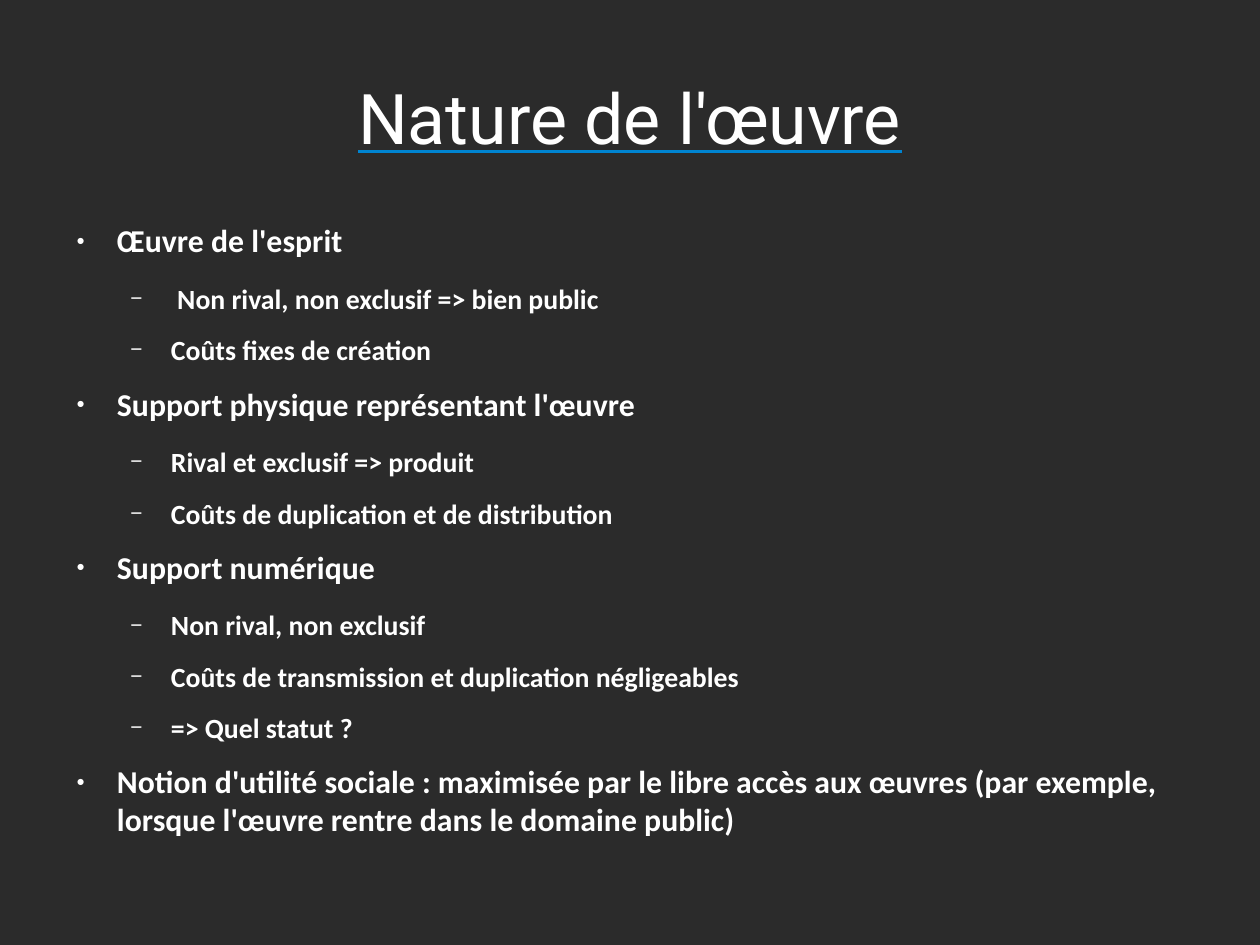
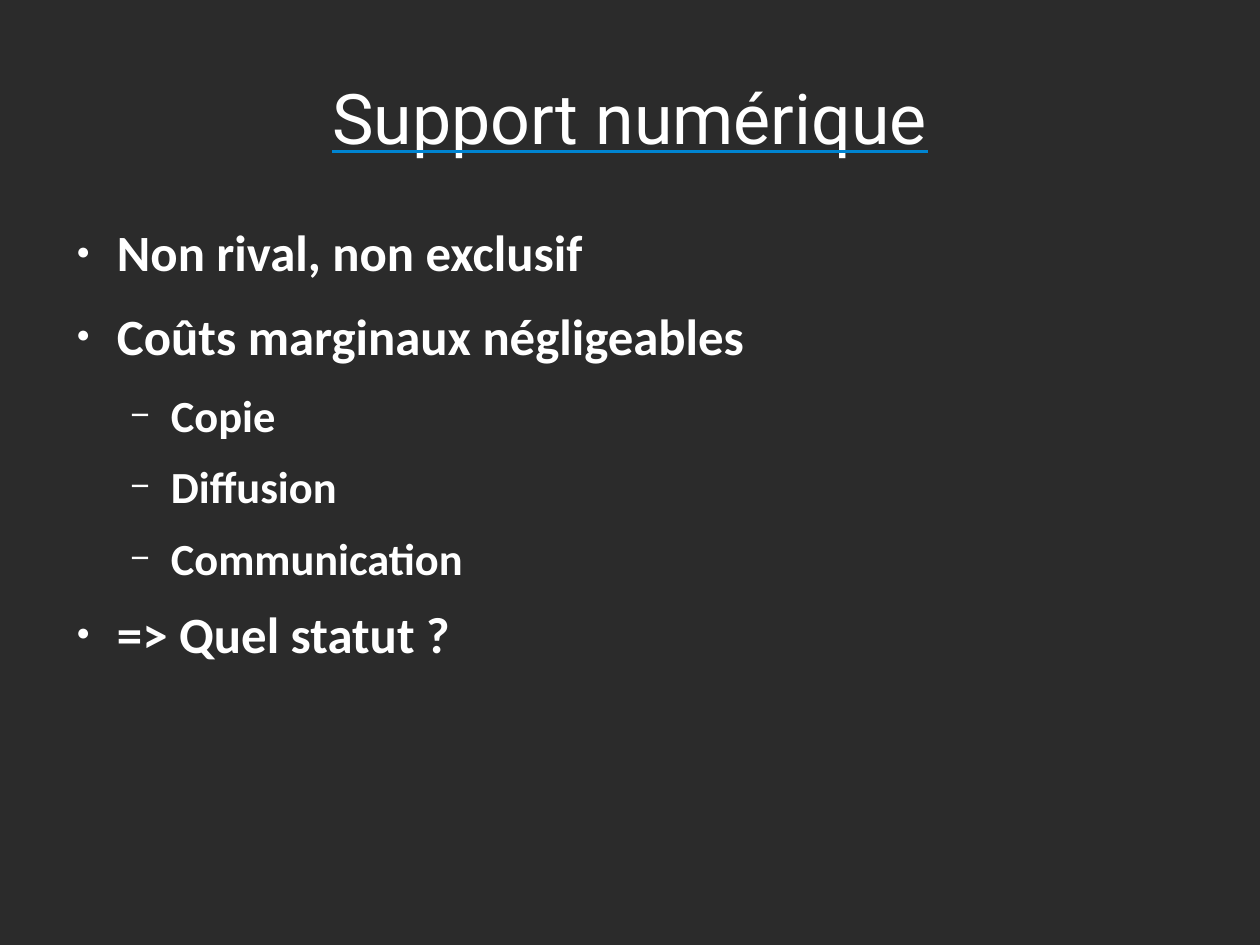
Before and after one commit to Parashp/pph-droit-auteur, a slide deck: slide 10 of soutenance.odp (slide 6 before the commit). Drawn at 1260x945 pixels with LibreOffice and Linux fonts; fonts in the diff are those of the drawing; background and template pictures are left out; a plain dark background stands for a picture behind light text. Boxes give left, top, right and bottom in pixels: in the first picture for what was removed or moved away, otherwise in the second. Text is boxed around its words. In the diff, an @@ line names an element or a change of style, - is before the commit and + after.

Commit message:
Oral : rédaction de slides dans plusieurs parties

```diff
--- a/soutenance.odp
+++ b/soutenance.odp
@@ title at <box>332,91,927,158</box>: text changed @@
-Nature de l'œuvre
+Support numérique
@@ text at <box>117,229,635,584</box>: paragraphs removed @@
-● Œuvre de l'esprit
-  − Non rival, non exclusif => bien public
-  − Coûts fixes de création
-● Support physique représentant l'œuvre
-  − Rival et exclusif => produit
-  − Coûts de duplication et de distribution
-● Support numérique
@@ text at <box>117,235,583,660</box>: size 17.5 to 32 pt in "Non rival, non exclusif", "=> Quel statut ?"; bullet − to ●; list level 2 to 1 in "Non rival, non exclusif"; list level 2 to 1 in "=> Quel statut ?" @@
@@ text at <box>117,319,744,576</box>: text changed; size 17.5 to 28 pt @@
-  − Coûts de transmission et duplication négligeables
+● Coûts marginaux négligeables
+  − Copie
+  − Diffusion
+  − Communication
@@ text at <box>117,769,1156,836</box>: paragraph removed @@
-● Notion d'utilité sociale : maximisée par le libre accès aux œuvres (par exemple, lorsque l'œuvre rentre dans le domaine public)
```
Also in this commit, not shown: 14 other slides changed, 9 slides added.
